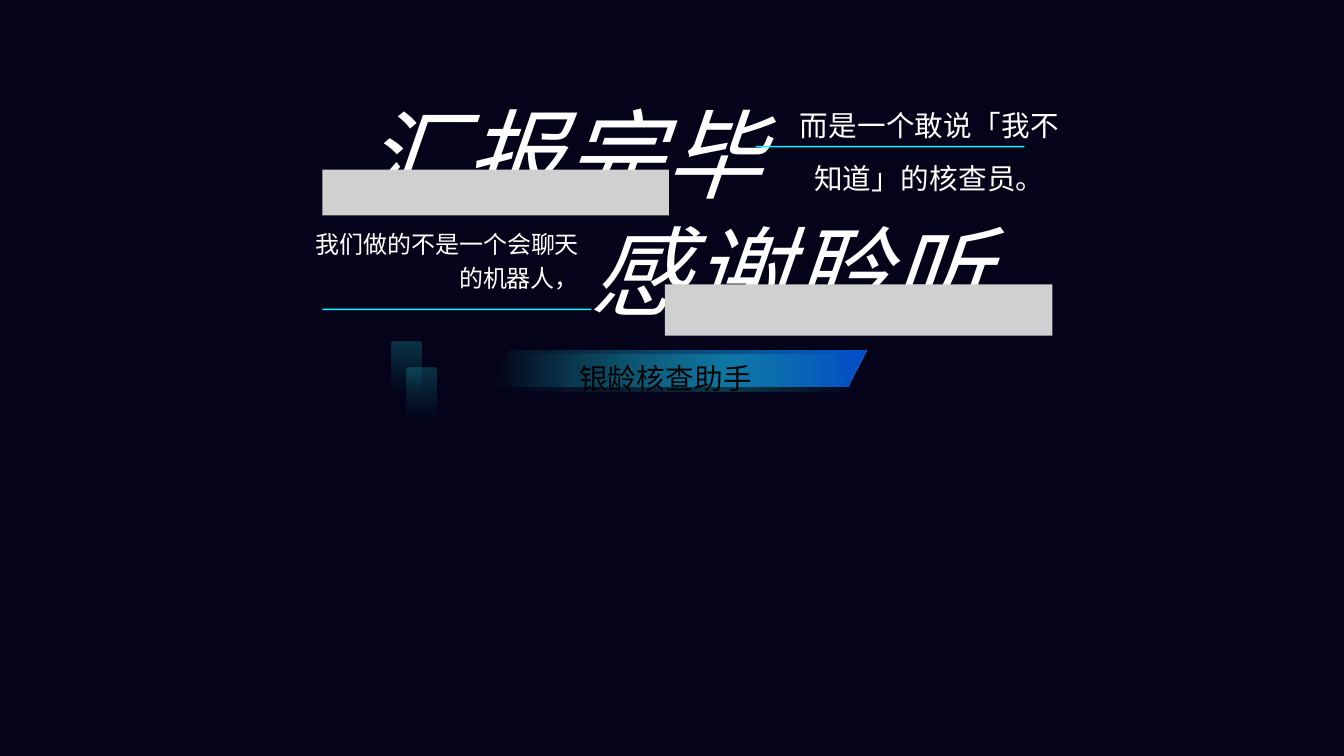
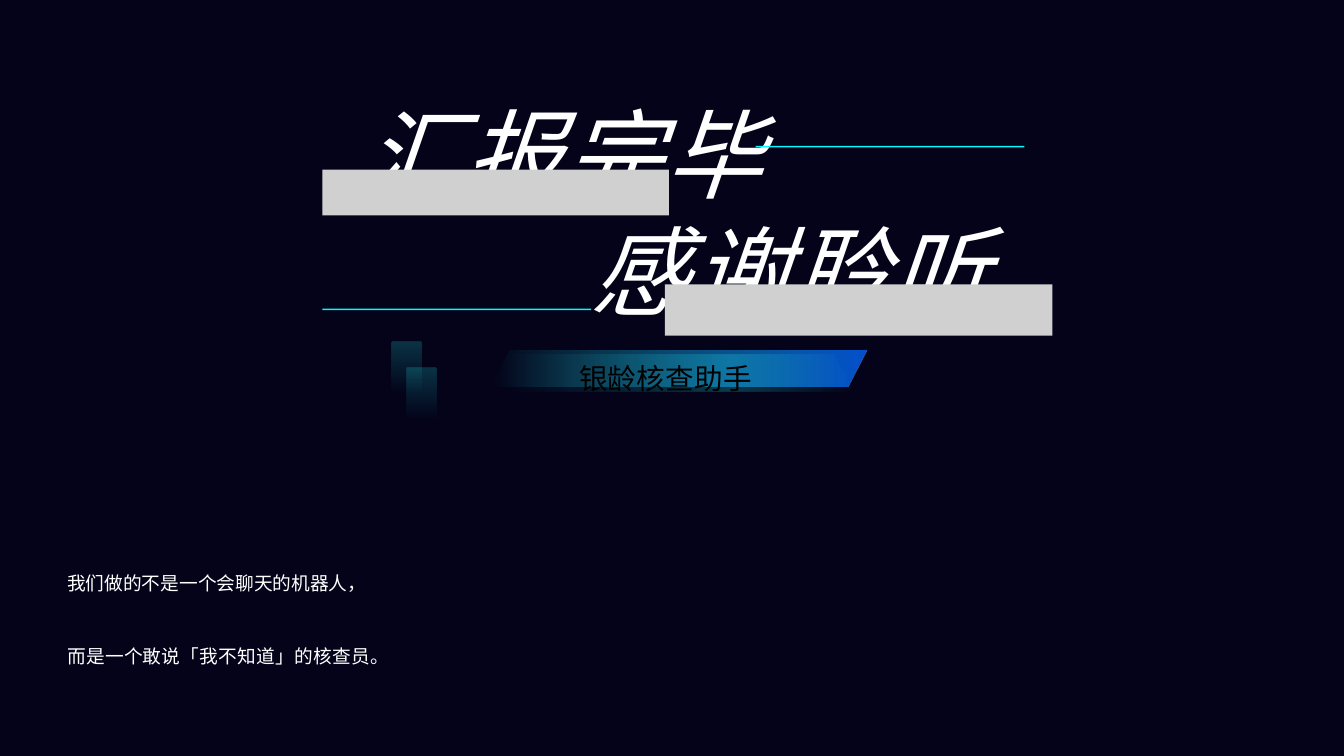
Before and after one commit to Neri0721/yinling-helper, a slide deck: slide 17 of submission/银龄核查助手答辩PPT.pptx. Drawn at 1344x756 pixels with LibreOffice and Linux fonts; fonts in the diff are those of the drawing; grey boxes stand for pictures; background and template pictures are left out. Boxes give left, top, right and bottom in pixels: in the first picture for what was removed or moved away, otherwise in the second. Text is boxed around its words. In the diff, an @@ line names an element or a change of style, - is before the commit and + after.

```diff
--- a/submission/银龄核查助手答辩PPT.pptx
+++ b/submission/银龄核查助手答辩PPT.pptx
@@ text "我们做的不是一个会聊天的机器人，": place and size @@
-text "我们做的不是一个会聊天的机器人，" at (315, 233, 579, 290)
+text "我们做的不是一个会聊天的机器人，" at (67, 574, 366, 592)
@@ text "我们做的不是一个会聊天的机器人，" at (67, 574, 366, 592): size 25.7 to 20 pt, font Noto Sans CJK JP to Noto Sans CJK SC; alignment right to left @@
@@ text "而是一个敢说「我不知道」的核查员。": place and size @@
-text "而是一个敢说「我不知道」的核查员。" at (800, 111, 1059, 192)
+text "而是一个敢说「我不知道」的核查员。" at (67, 647, 389, 665)
@@ text "而是一个敢说「我不知道」的核查员。" at (67, 647, 389, 665): size 30.6 to 20 pt, font Noto Sans CJK JP to Noto Sans CJK SC; alignment centre to left @@
```
Also in this commit, not shown: 15 other slides changed, 14 other files.
